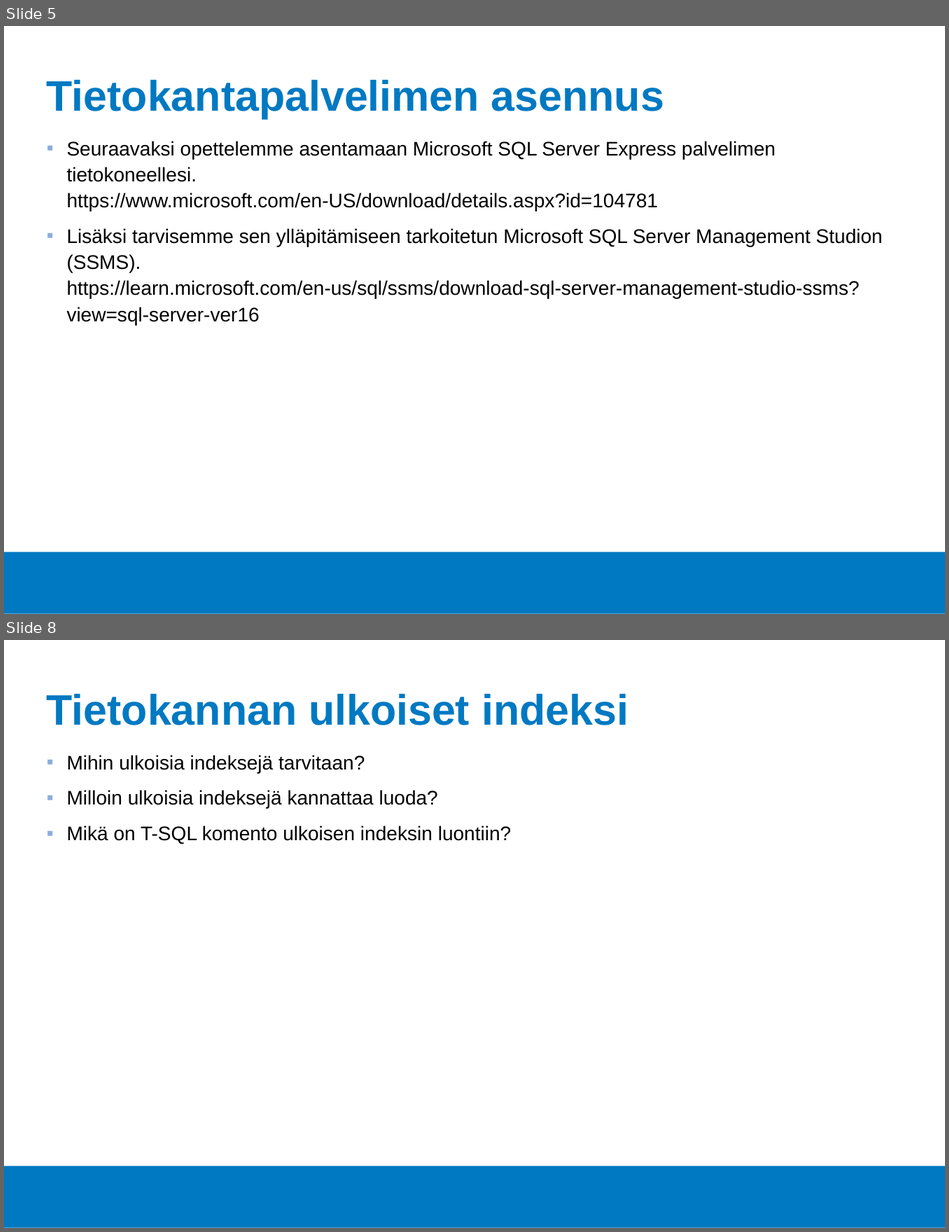
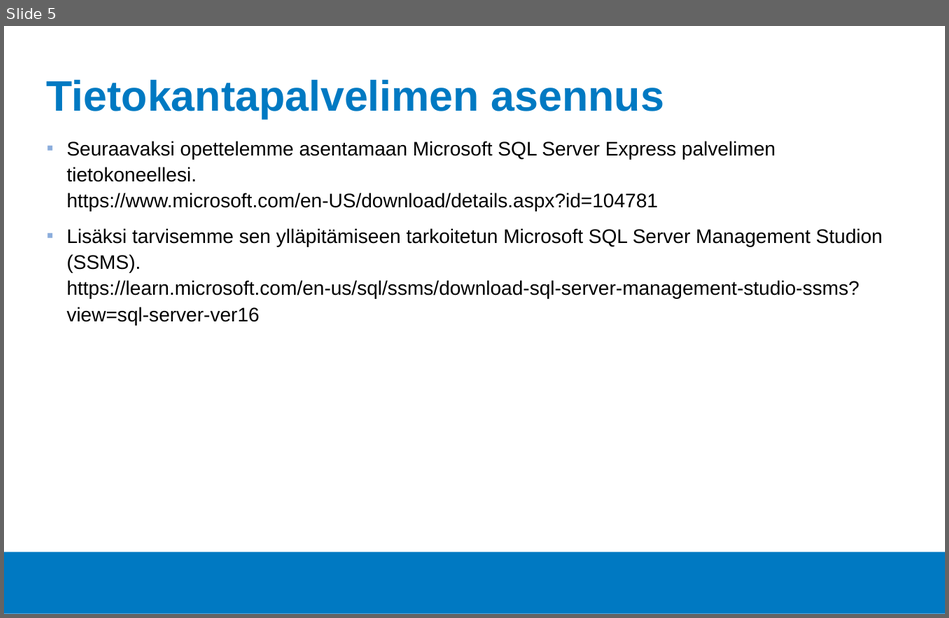
Before and after one commit to Tietokantahallinta/Tietokantahallinta.github.io, a slide deck: luennot/viikko01/Luentokalvot_01.odp. Shown one above the other, each under a label of ours: slides 5 and 8 before the commit, slide 5 after it; the slides between them are not shown. The pictures are 949x1232 and 949x618 pixels, drawn with LibreOffice and Linux fonts; fonts in the diff are those of the drawing; background and template pictures are left out. Boxes give left, top, right and bottom in pixels: in the first picture for what was removed or moved away, otherwise in the second. Text is boxed around its words. In the diff, an @@ line names an element or a change of style, - is before the commit and + after.

```diff
--- a/luennot/viikko01/Luentokalvot_01.odp
+++ b/luennot/viikko01/Luentokalvot_01.odp
@@ slide 8 removed at (x1=4, y1=640, x2=945, y2=1228), background #FFFFFF; not listed: 1 template element that a slide beside it also shows @@
@@ title removed at (x1=47, y1=693, x2=628, y2=725) @@
-Tietokannan ulkoiset indeksi
@@ text removed at (x1=67, y1=755, x2=511, y2=844) @@
-▪ Mihin ulkoisia indeksejä tarvitaan?
-▪ Milloin ulkoisia indeksejä kannattaa luoda?
-▪ Mikä on T-SQL komento ulkoisen indeksin luontiin?
```
Also in this commit, not shown: 2 slides changed, 2 other slides removed, 11 other files.
